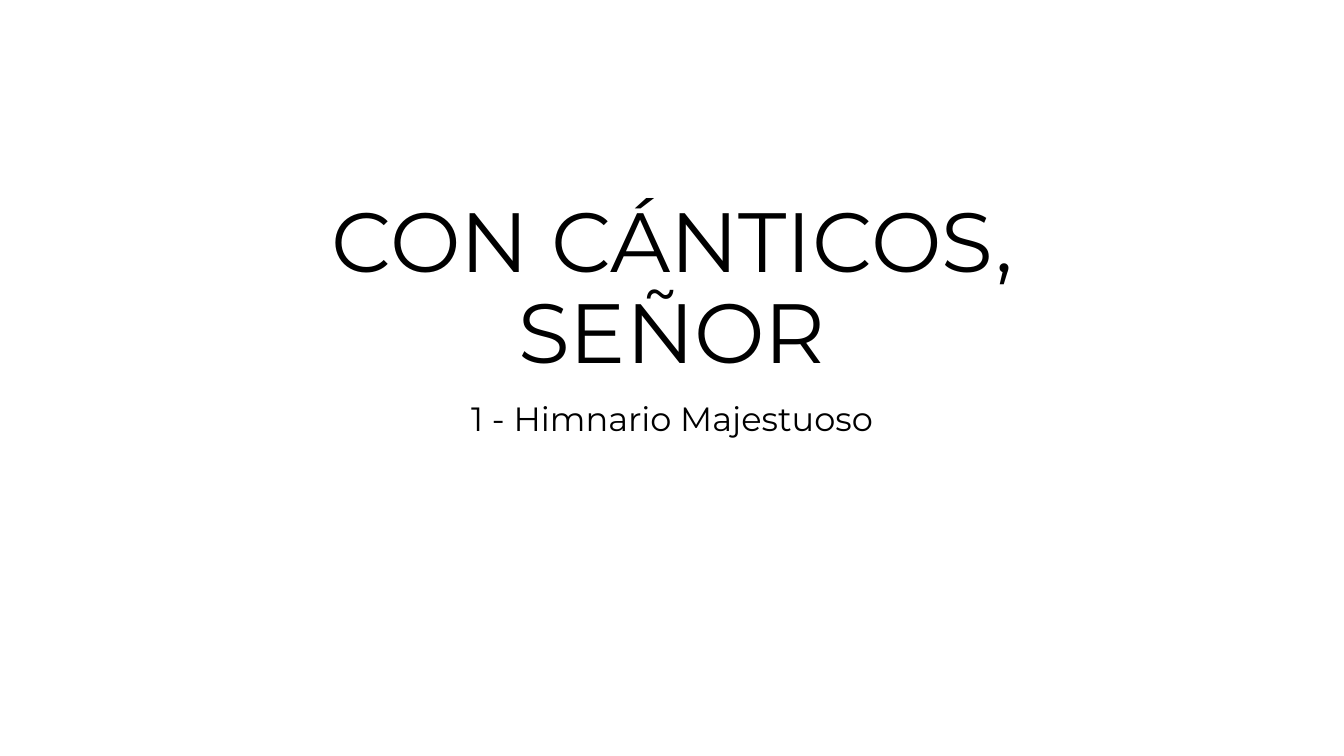
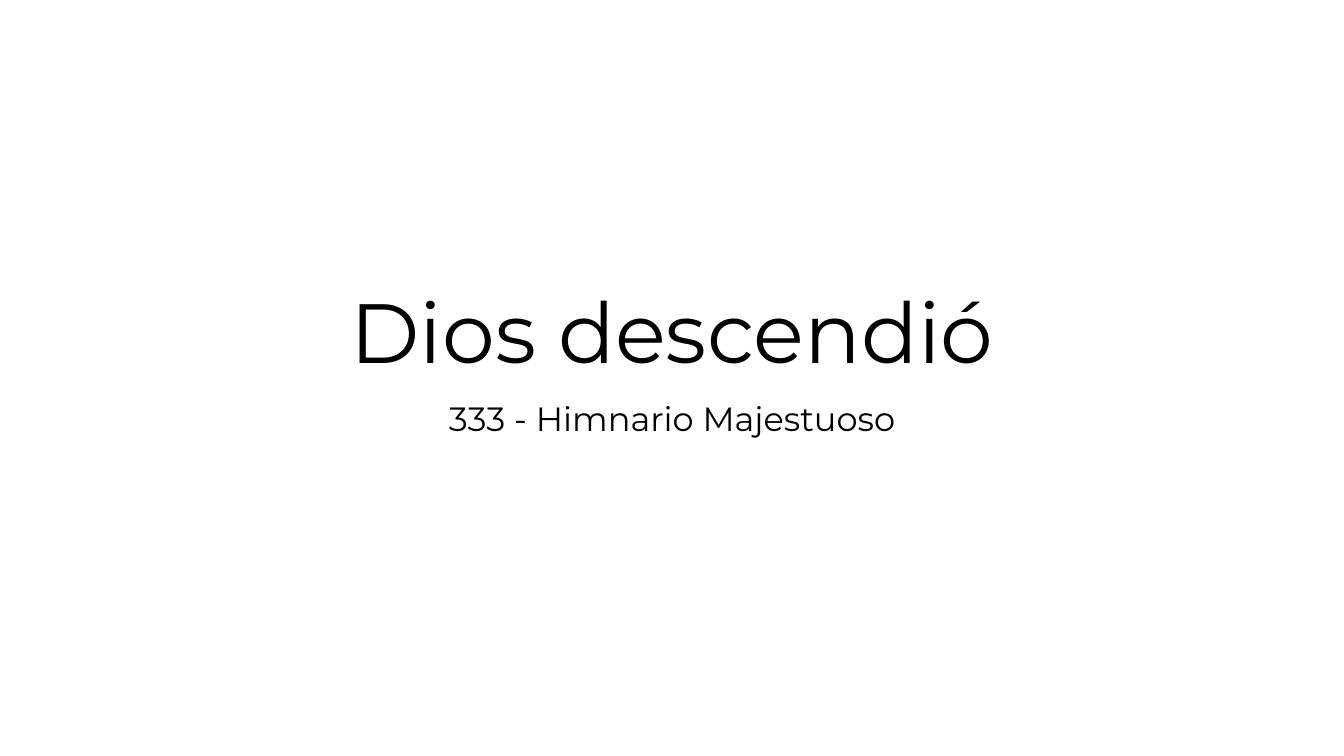
Before and after one commit to angor-root/DEXAH-Advance, a slide deck: slide 5 of DEXAH_output.pptx (slide 2 before the commit). Drawn at 1344x756 pixels with LibreOffice and Linux fonts; fonts in the diff are those of the drawing. Boxes give left, top, right and bottom in pixels: in the first picture for what was removed or moved away, otherwise in the second. Text is boxed around its words. In the diff, an @@ line names an element or a change of style, - is before the commit and + after.

```diff
--- a/DEXAH_output.pptx
+++ b/DEXAH_output.pptx
@@ title at <box>351,300,993,364</box>: text changed @@
-CON CÁNTICOS, SEÑOR
+Dios descendió
@@ subtitle at <box>449,406,896,438</box>: text changed @@
-1 - Himnario Majestuoso
+333 - Himnario Majestuoso
```
Also in this commit, not shown: 1 other slide changed, 26 slides added, 3 slides removed, 5 other files.
